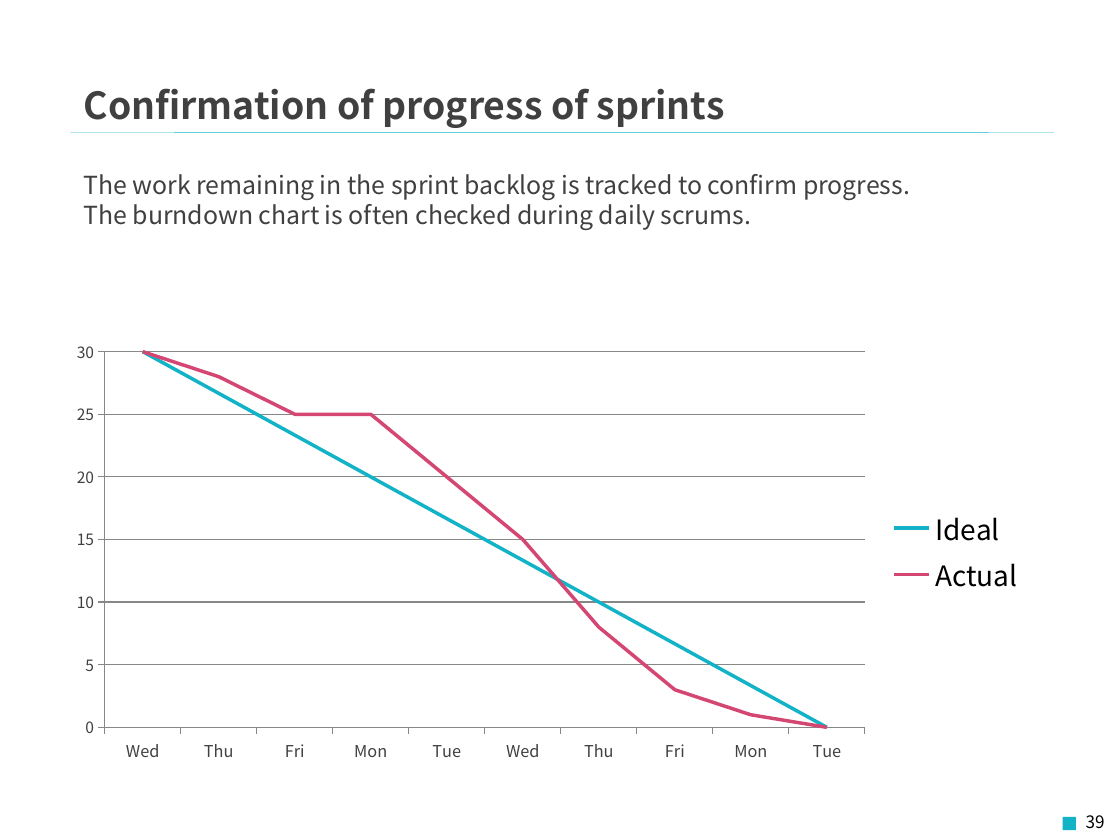
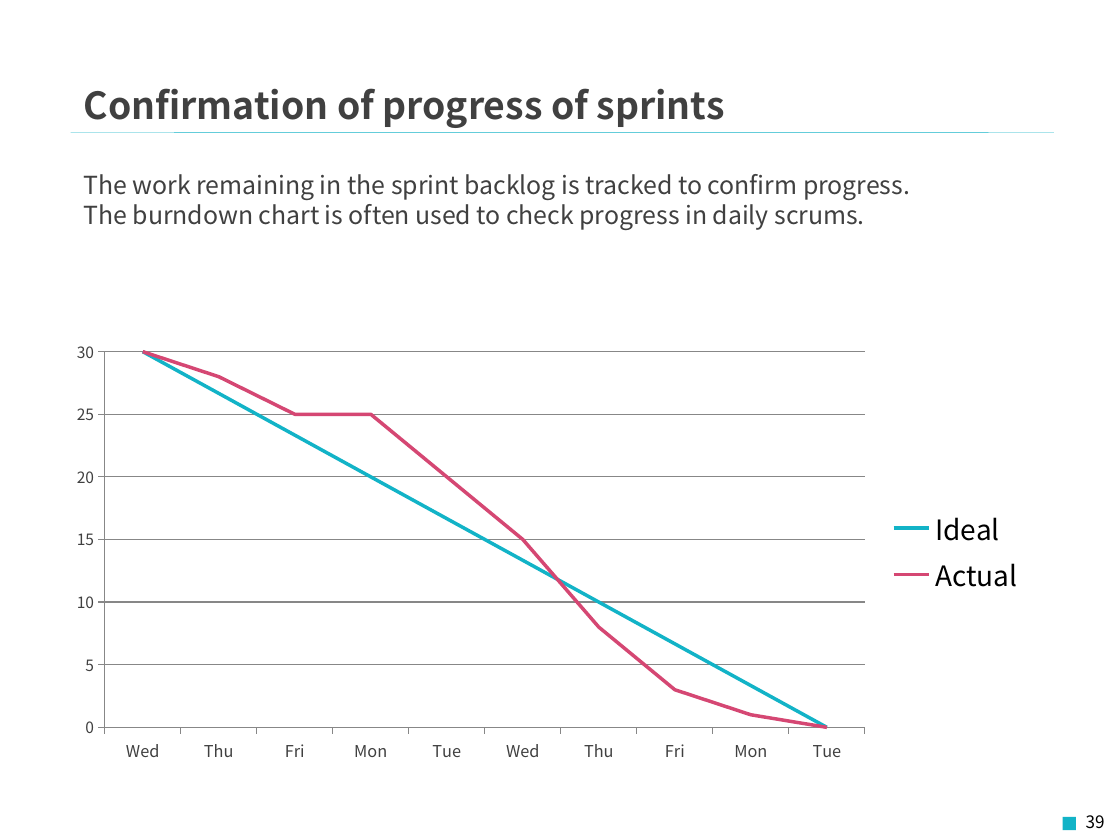
Before and after one commit to Fintan-contents/introduction-to-scrum, a slide deck: slide 39 of en/docs/Introduction_to_Scrum.pptx. Drawn at 1120x840 pixels with LibreOffice and Linux fonts; fonts in the diff are those of the drawing; background and template pictures are left out. Boxes give left, top, right and bottom in pixels: in the first picture for what was removed or moved away, otherwise in the second. Text is boxed around its words. In the diff, an @@ line names an element or a change of style, - is before the commit and + after.

```diff
--- a/en/docs/Introduction_to_Scrum.pptx
+++ b/en/docs/Introduction_to_Scrum.pptx
@@ text at <box>84,199,864,230</box>: text changed @@
-The burndown chart is often checked during daily scrums.
+The burndown chart is often used to check progress in daily scrums.
```
Also in this commit, not shown: 22 other slides changed, 1 other file.
